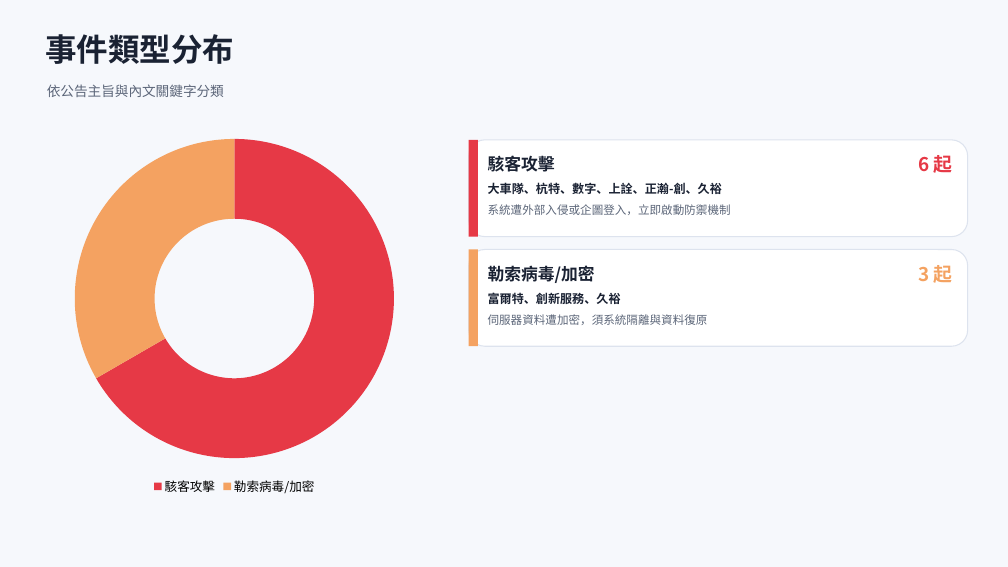
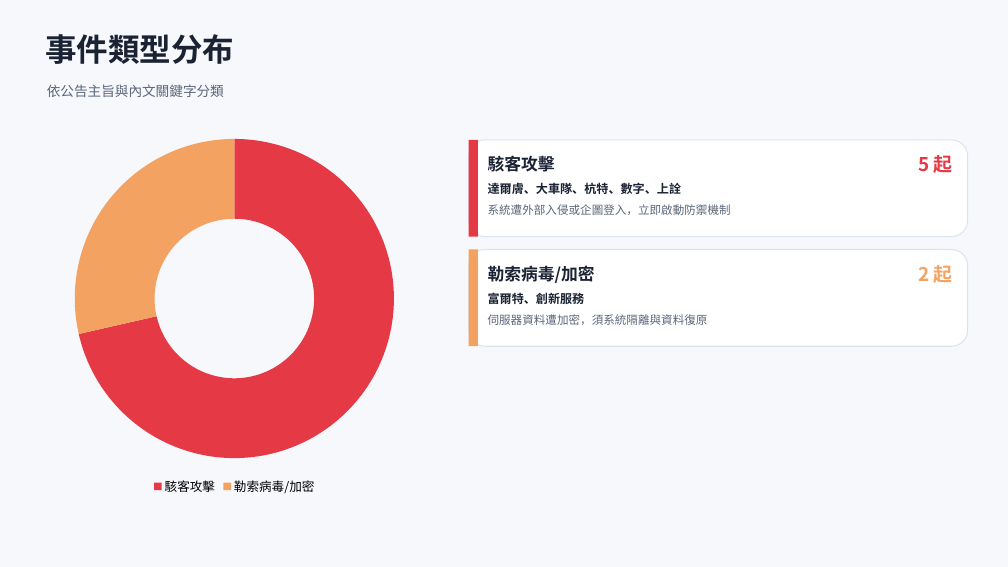
Before and after one commit to Johnnylin77/mops-isec-monitor, a slide deck: slide 3 of 資安事件因應分析.pptx. Drawn at 1008x567 pixels with LibreOffice and Linux fonts; fonts in the diff are those of the drawing. Boxes give left, top, right and bottom in pixels: in the first picture for what was removed or moved away, otherwise in the second. Text is boxed around its words. In the diff, an @@ line names an element or a change of style, - is before the commit and + after.

```diff
--- a/資安事件因應分析.pptx
+++ b/資安事件因應分析.pptx
@@ doughnut chart at box(38, 129, 431, 499) @@
@@ Series 1, 駭客攻擊: 67 to 71 @@
@@ Series 1, 勒索病毒/加密: 33 to 29 @@
@@ text at box(918, 155, 953, 173): text changed @@
-6 起
+5 起
@@ text at box(488, 182, 682, 194): text changed @@
-大車隊、杭特、數字、上詮、正瀚-創、久裕
+達爾膚、大車隊、杭特、數字、上詮
@@ text at box(918, 265, 953, 283): text changed @@
-3 起
+2 起
@@ text at box(488, 292, 585, 304): text changed @@
-富爾特、創新服務、久裕
+富爾特、創新服務
```
Also in this commit, not shown: 5 other slides changed, 1 slide removed, 2 other files.
